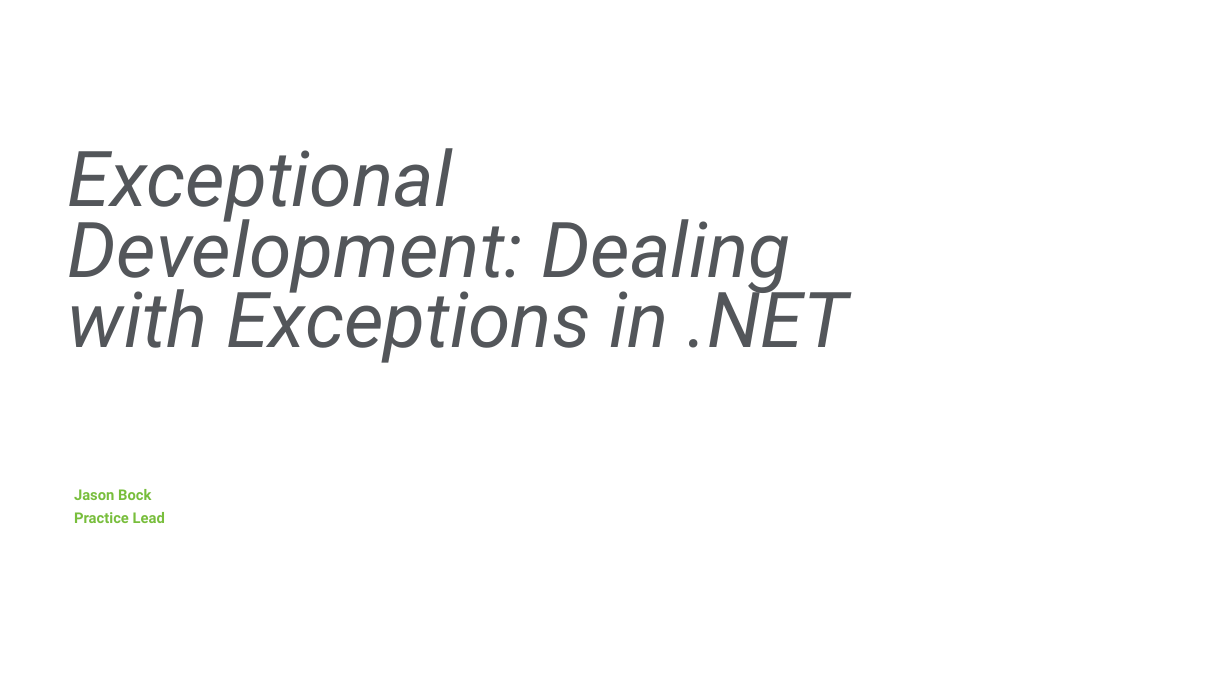
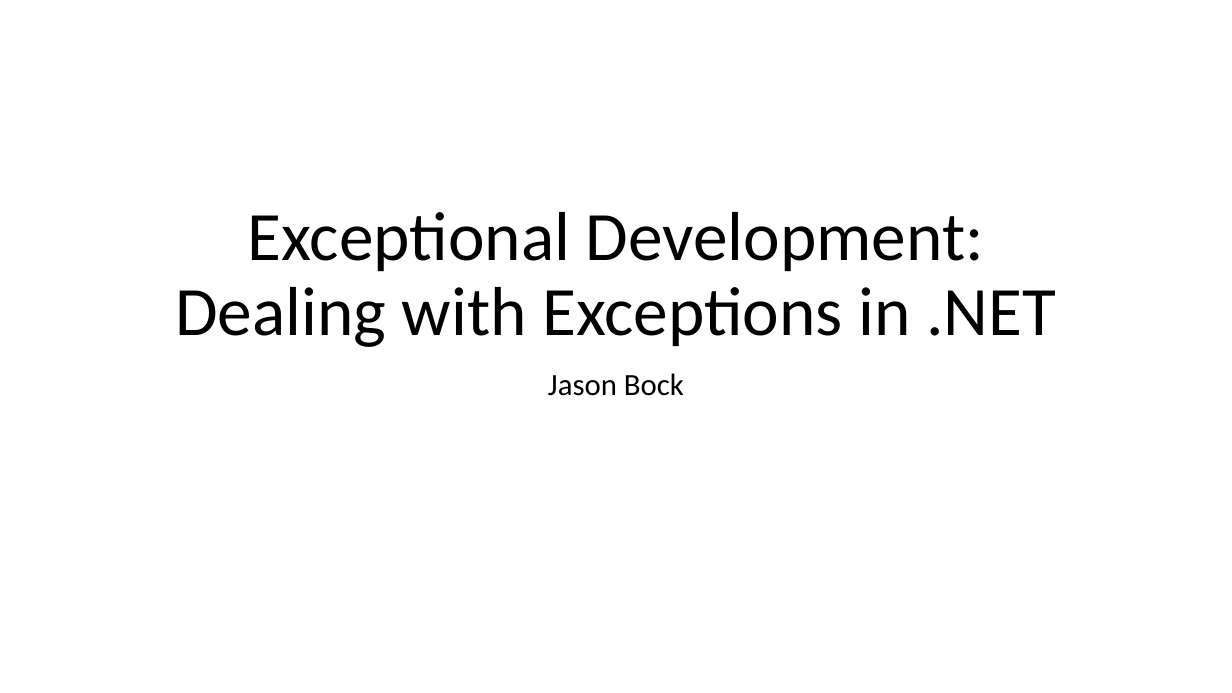
Before and after one commit to JasonBock/Presentations, a slide deck: slide 23 of Exceptional Development.pptx (slide 24 before the commit). Drawn at 1232x693 pixels with LibreOffice and Linux fonts; fonts in the diff are those of the drawing; background and template pictures are left out. Boxes give left, top, right and bottom in pixels: in the first picture for what was removed or moved away, otherwise in the second. Text is boxed around its words. In the diff, an @@ line names an element or a change of style, - is before the commit and + after.

```diff
--- a/Exceptional Development.pptx
+++ b/Exceptional Development.pptx
@@ title "Exceptional Development: Dealing with Exceptions ...": place and size @@
-title "Exceptional Development: Dealing with Exceptions ..." at (68, 148, 848, 363)
+title "Exceptional Development: Dealing with Exceptions ..." at (175, 212, 1056, 347)
@@ title "Exceptional Development: Dealing with Exceptions ..." at (175, 212, 1056, 347): size 60 to 54 pt, font Roboto to Calibri, text colour #53565A to #000000, italic off; alignment left to centre; line spacing 55pt to 0.9; vertical alignment top to bottom @@
@@ subtitle added at (548, 373, 684, 396), 24 pt, text #000000 @@
+Jason Bock
@@ text removed at (74, 489, 165, 523) @@
-Jason Bock
-Practice Lead
```
Also in this commit, not shown: 21 other slides changed, 1 slide added, 2 slides removed.
